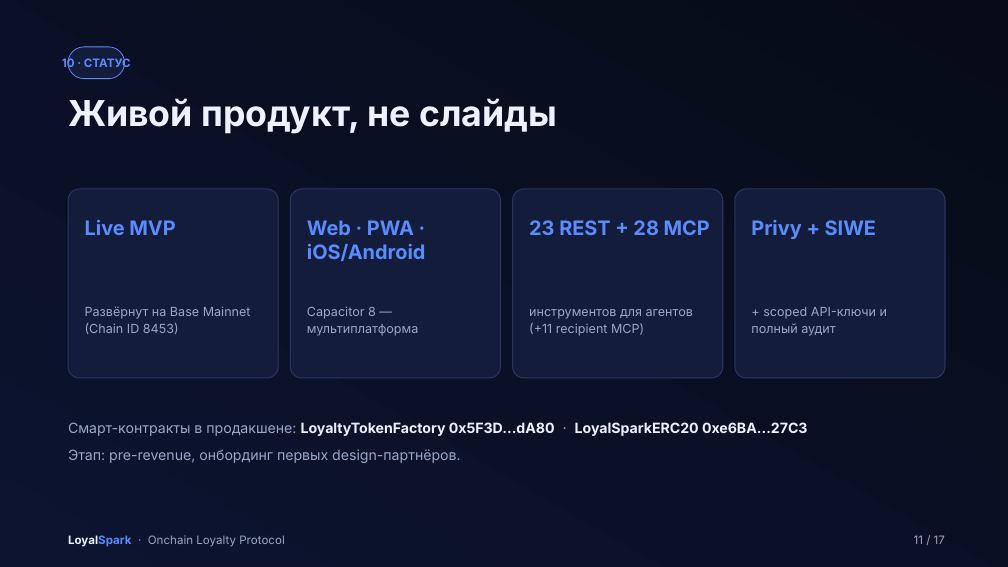
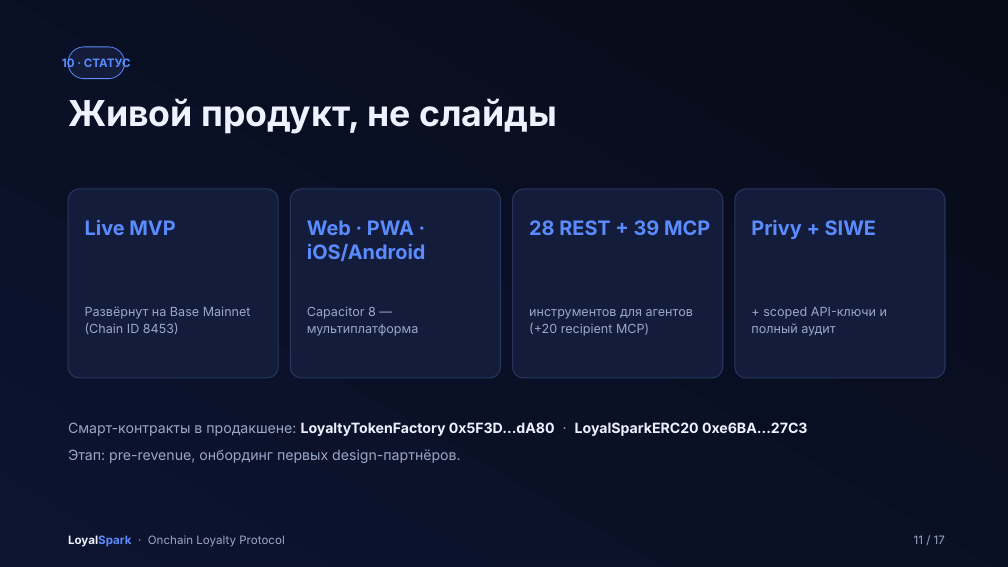
Before and after one commit to aspekt19/unboxed-loyalty-spark, a slide deck: slide 11 of docs/pitch-deck/ru/LoyalSpark_Pitch_RU.pptx. Drawn at 1008x567 pixels with LibreOffice and Linux fonts; fonts in the diff are those of the drawing. Boxes give left, top, right and bottom in pixels: in the first picture for what was removed or moved away, otherwise in the second. Text is boxed around its words. In the diff, an @@ line names an element or a change of style, - is before the commit and + after.

```diff
--- a/docs/pitch-deck/ru/LoyalSpark_Pitch_RU.pptx
+++ b/docs/pitch-deck/ru/LoyalSpark_Pitch_RU.pptx
@@ text at box(529, 220, 710, 235): text changed @@
-23 REST + 28 MCP
+28 REST + 39 MCP
@@ text at box(529, 309, 693, 336): text changed @@
-инструментов для агентов (+11 recipient MCP)
+инструментов для агентов (+20 recipient MCP)
```
Also in this commit, not shown: 5 other slides changed, 5 other files.
